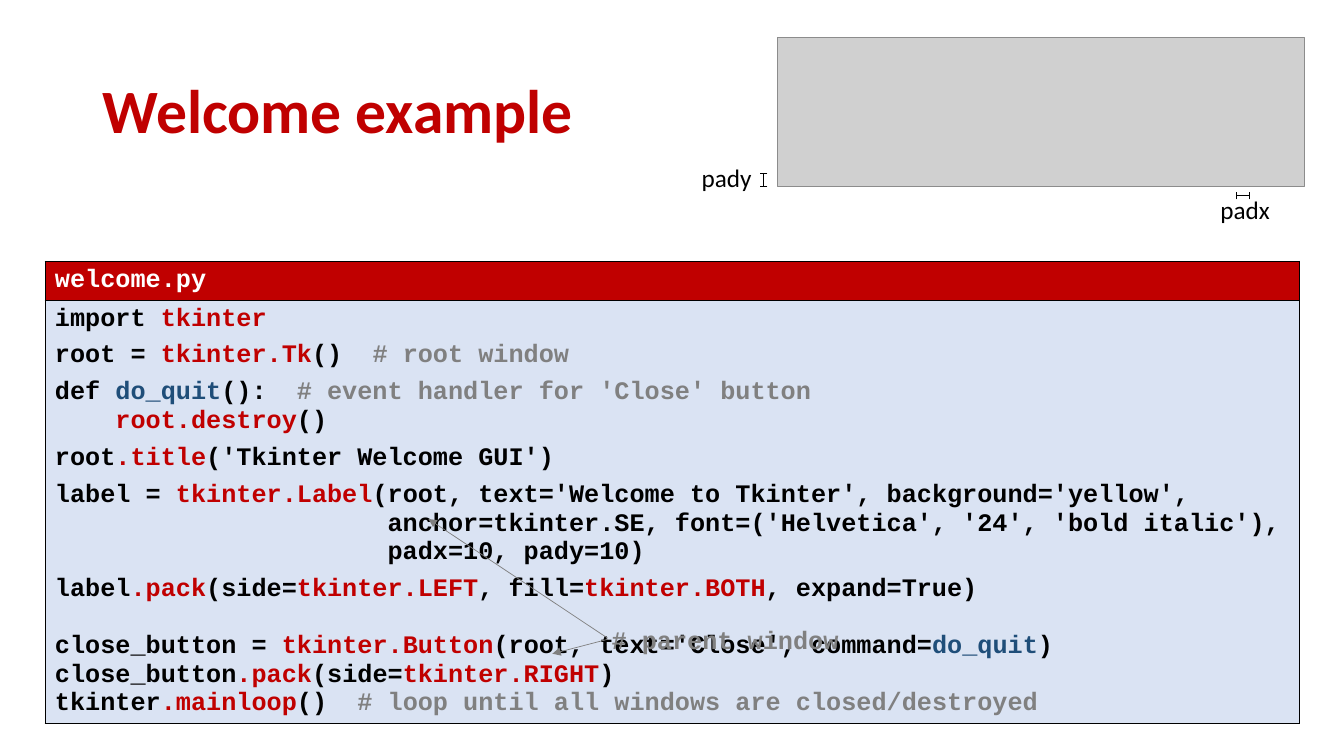
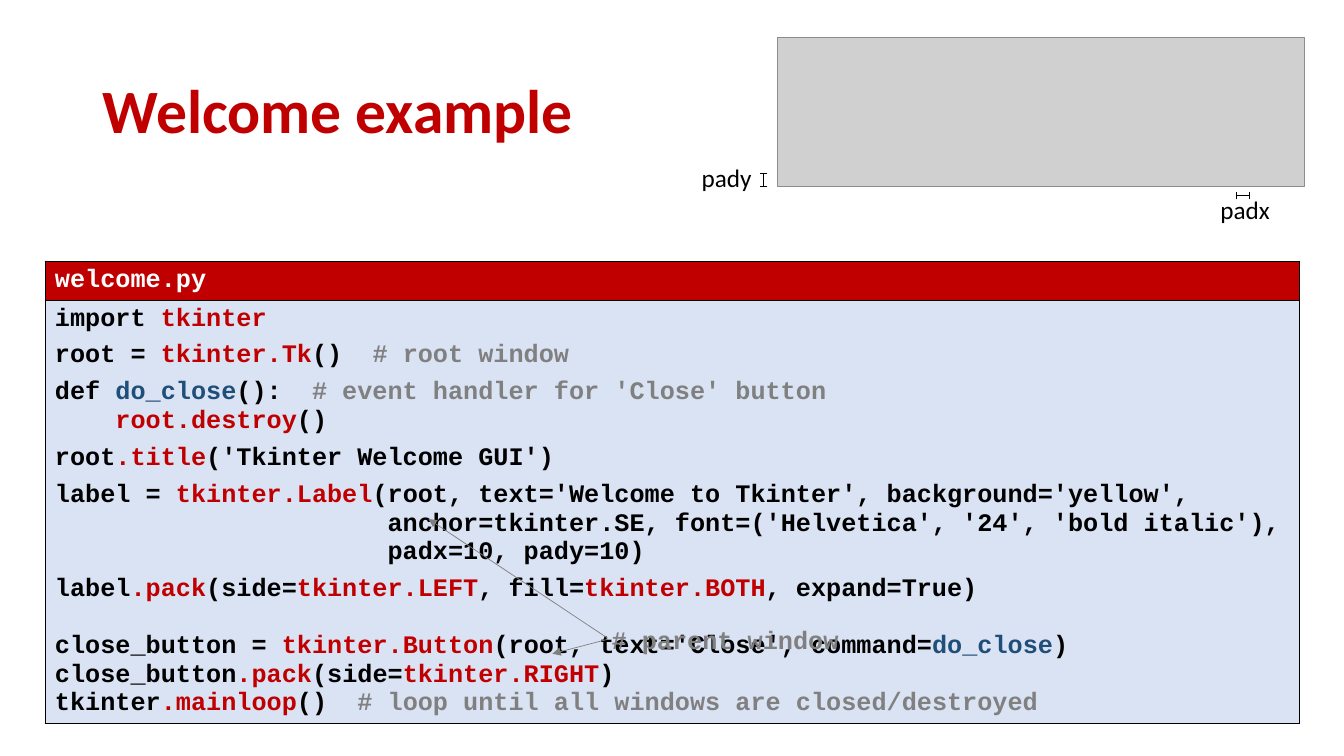
Before and after one commit to gsbrodal/gsbrodal.github.io, a slide deck: slide 9 of ipsa/slides/gui.pptx. Drawn at 1344x756 pixels with LibreOffice and Linux fonts; fonts in the diff are those of the drawing; grey boxes stand for pictures. Boxes give left, top, right and bottom in pixels: in the first picture for what was removed or moved away, otherwise in the second. Text is boxed around its words. In the diff, an @@ line names an element or a change of style, - is before the commit and + after.

Commit message:
all-slides-with-answers.pdf all-slides.pdf code.zip gui.pdf gui.pptx

```diff
--- a/ipsa/slides/gui.pptx
+++ b/ipsa/slides/gui.pptx
@@ table at box(45, 261, 1300, 747) @@
-row 2, column 1: import tkinter / root = tkinter.Tk() # root window / def do_quit(): # event handler for 'Close' button / root.destroy() / root.title('Tkinter Welcome GUI') / label = tkinter.Label(root, text='Welcome to Tkinter', background='yellow', anchor=tkinter.SE, font=('Helvetica', '24', 'bold italic'), padx=10, pady=10) / label.pack(side=tkinter.LEFT, fill=tkinter.BOTH, expand=True) / close_button = tkinter.Button(root, text='Close', command=do_quit) / close_button.pack(side=tkinter.RIGHT) / tkinter.mainloop() # loop until all windows are closed/destroyed
+row 2, column 1: import tkinter / root = tkinter.Tk() # root window / def do_close(): # event handler for 'Close' button / root.destroy() / root.title('Tkinter Welcome GUI') / label = tkinter.Label(root, text='Welcome to Tkinter', background='yellow', anchor=tkinter.SE, font=('Helvetica', '24', 'bold italic'), padx=10, pady=10) / label.pack(side=tkinter.LEFT, fill=tkinter.BOTH, expand=True) / close_button = tkinter.Button(root, text='Close', command=do_close) / close_button.pack(side=tkinter.RIGHT) / tkinter.mainloop() # loop until all windows are closed/destroyed
```
Also in this commit, not shown: 1 other slide changed, 4 other files.
